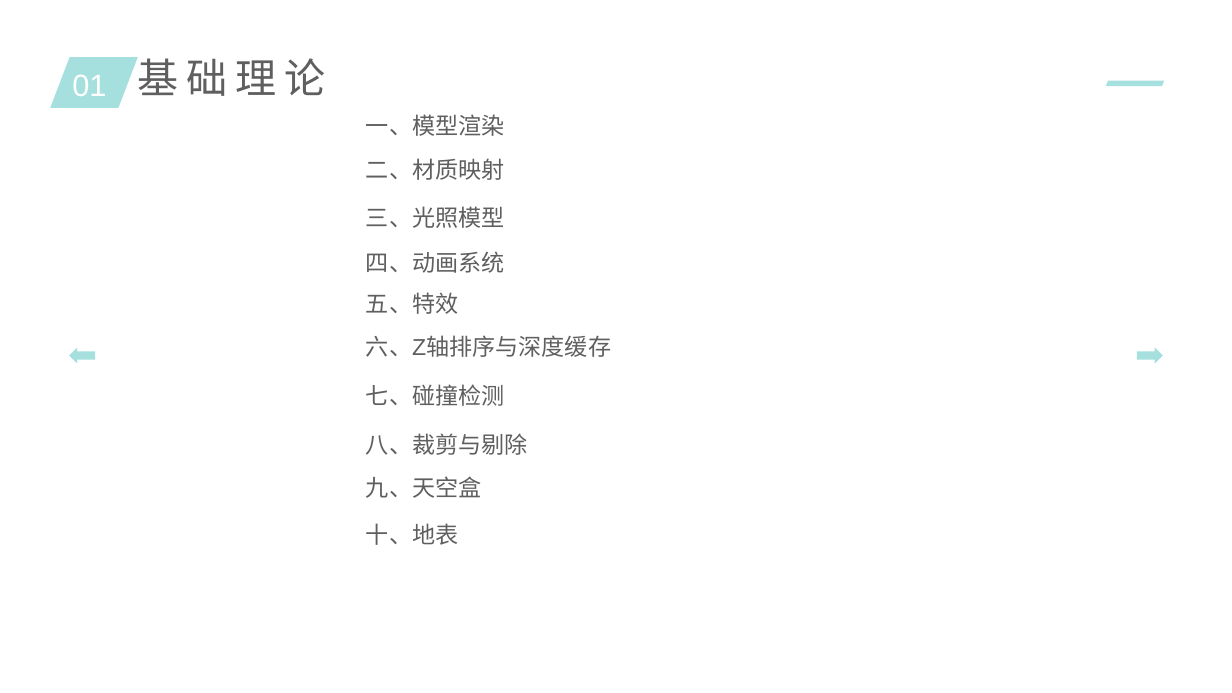
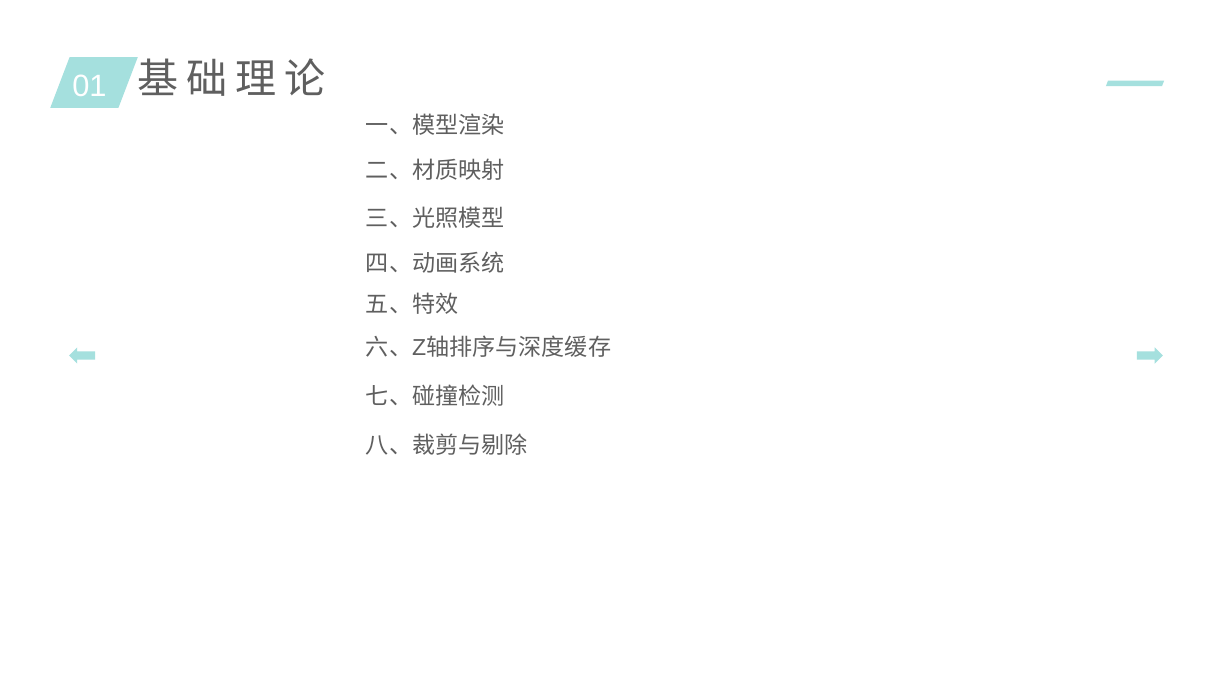
Before and after one commit to lijun4727/3d-study, a slide deck: slide 4 of 3d游戏引擎.pptx. Drawn at 1232x693 pixels with LibreOffice and Linux fonts; fonts in the diff are those of the drawing. Boxes give left, top, right and bottom in pixels: in the first picture for what was removed or moved away, otherwise in the second. Text is boxed around its words. In the diff, an @@ line names an element or a change of style, - is before the commit and + after.

```diff
--- a/3d游戏引擎.pptx
+++ b/3d游戏引擎.pptx
@@ text removed at <box>366,476,481,498</box> @@
-九、天空盒
@@ text removed at <box>366,523,458,545</box> @@
-十、地表
```
Also in this commit, not shown: 1 other slide changed.
